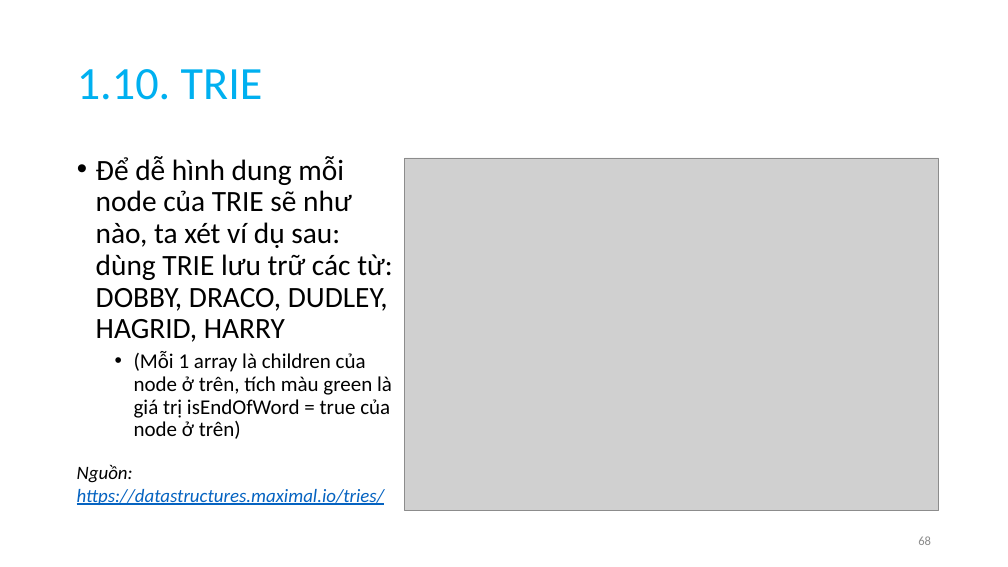
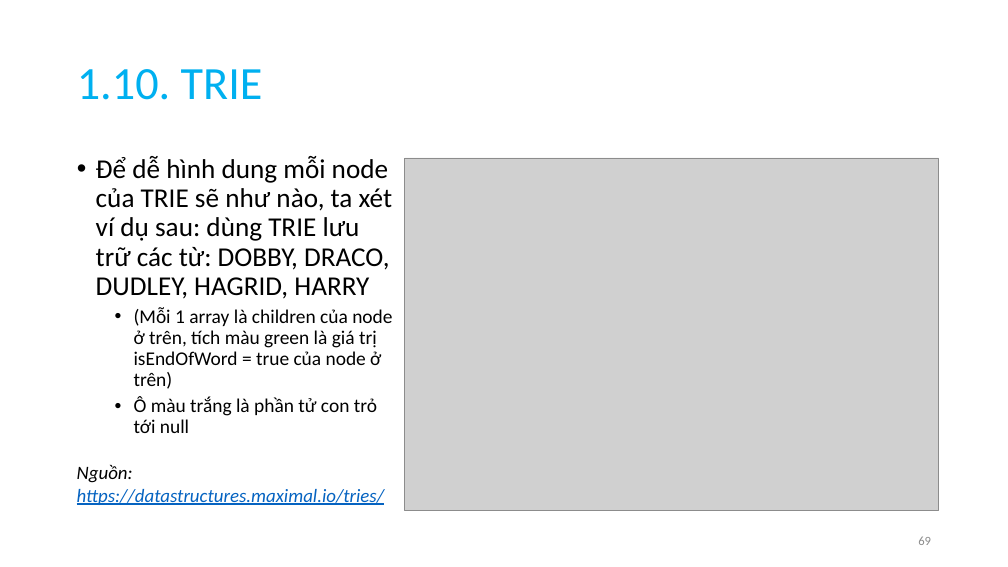
Before and after one commit to anhtuta/Notes, a slide deck: slide 69 of DSA.pptx (slide 68 before the commit). Drawn at 1008x567 pixels with LibreOffice and Linux fonts; fonts in the diff are those of the drawing; grey boxes stand for pictures. Boxes give left, top, right and bottom in pixels: in the first picture for what was removed or moved away, otherwise in the second. Text is boxed around its words. In the diff, an @@ line names an element or a change of style, - is before the commit and + after.

```diff
--- a/DSA.pptx
+++ b/DSA.pptx
@@ text at [96, 156, 393, 389]: size 28 to 25.9 pt in "Để dễ hình dung mỗi node của ..."; size 20 to 18.5 pt in "(Mỗi 1 array là children của node ..." @@
@@ text at [134, 396, 377, 433]: paragraph added @@
+  • Ô màu trắng là phần tử con trỏ tới null
```
Also in this commit, not shown: 5 other slides changed, 4 slides added.
